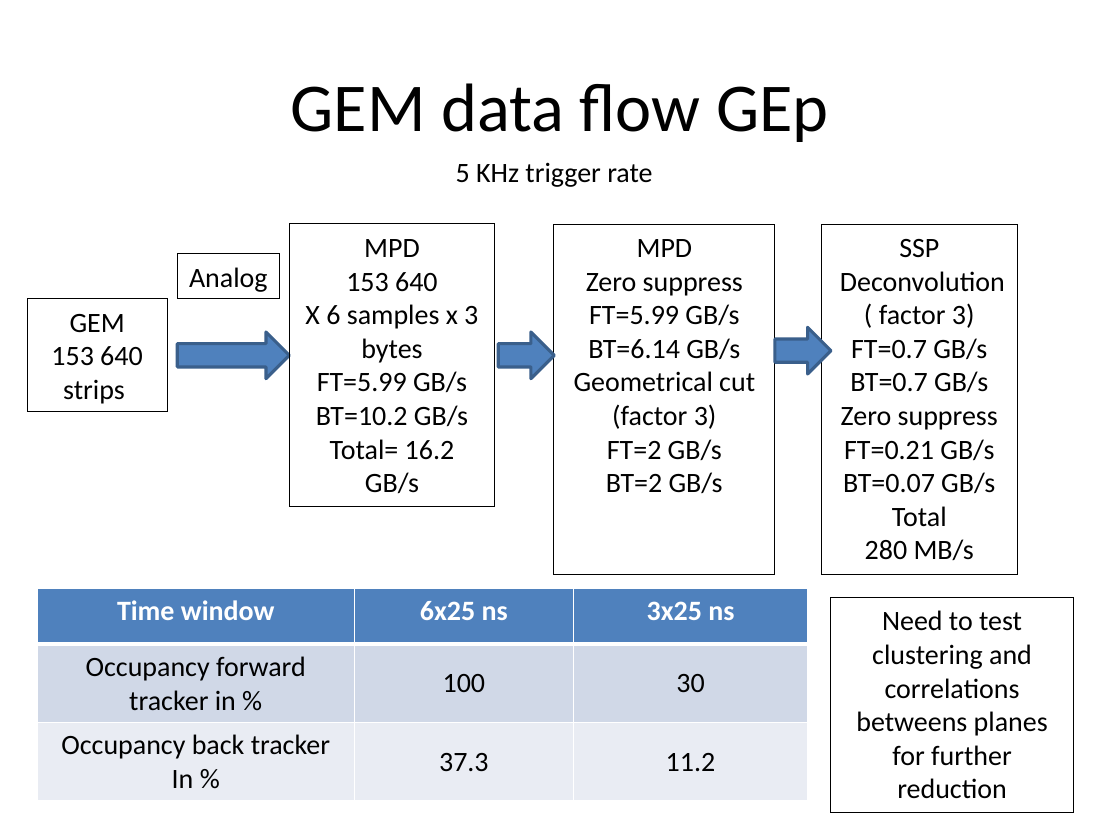
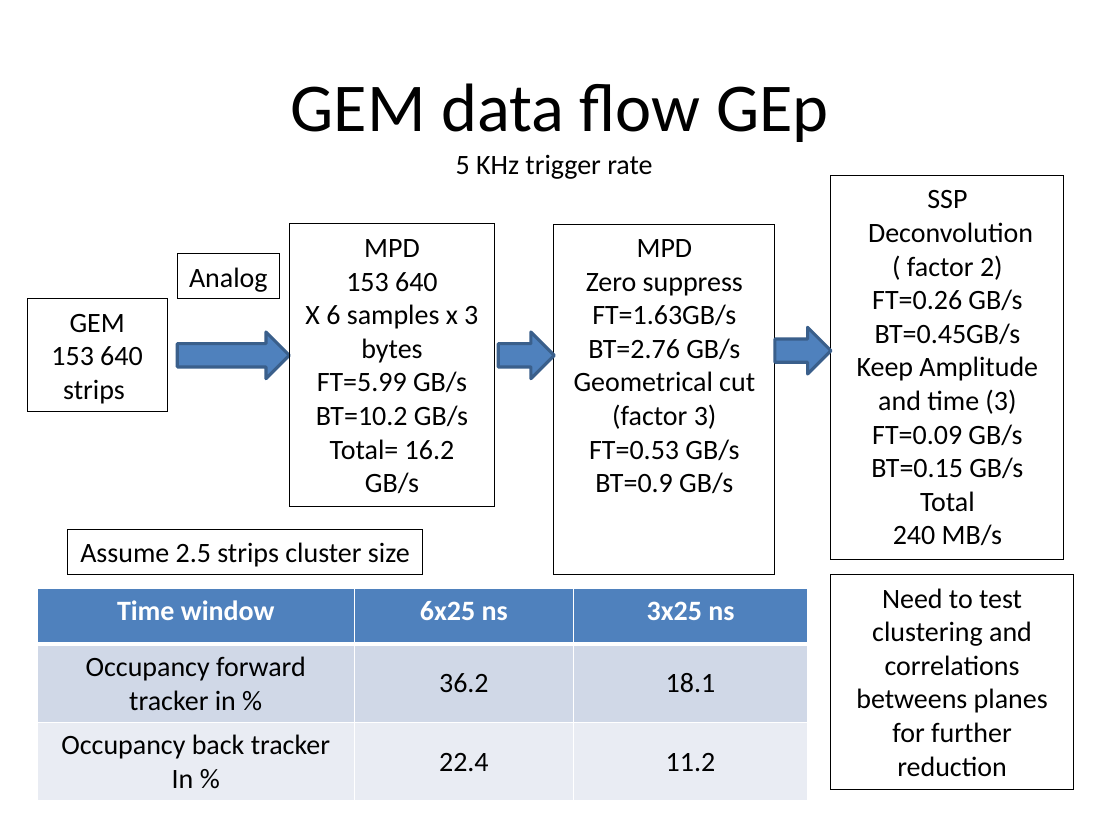
Before and after one commit to bmoffit/sbsdaq, a slide deck: slide 2 of 2015_DOE_Review/Dataflow.pptx (slide 3 before the commit). Drawn at 1120x840 pixels with LibreOffice and Linux fonts; fonts in the diff are those of the drawing. Boxes give left, top, right and bottom in pixels: in the first picture for what was removed or moved away, otherwise in the second. Text is boxed around its words. In the diff, an @@ line names an element or a change of style, - is before the commit and + after.

```diff
--- a/2015_DOE_Review/Dataflow.pptx
+++ b/2015_DOE_Review/Dataflow.pptx
@@ text "5 KHz trigger rate": place and size @@
-text "5 KHz trigger rate" at [456,162,652,187]
+text "5 KHz trigger rate" at [456,154,652,179]
@@ rectangle "SSP": place and size @@
-rectangle "SSP" at [821,224,1017,575]
+rectangle "SSP" at [831,176,1064,560]
@@ text in rectangle at [857,255,1038,479]: text changed @@
-( factor 3)
-FT=0.7 GB/s
-BT=0.7 GB/s
-Zero suppress
-FT=0.21 GB/s
-BT=0.07 GB/s
+( factor 2)
+FT=0.26 GB/s
+BT=0.45GB/s
+Keep Amplitude and time (3)
+FT=0.09 GB/s
+BT=0.15 GB/s
@@ text in rectangle at [588,304,740,360]: text changed @@
-FT=5.99 GB/s
-BT=6.14 GB/s
+FT=1.63GB/s
+BT=2.76 GB/s
@@ text in rectangle at [589,439,739,494]: text changed @@
-FT=2 GB/s
-BT=2 GB/s
+FT=0.53 GB/s
+BT=0.9 GB/s
@@ rectangle added at [67,530,423,575], outline #000000 0.75 pt, 18 pt, text #000000 @@
+Assume 2.5 strips cluster size
@@ text in rectangle at [893,524,1002,546]: text changed @@
-280 MB/s
+240 MB/s
@@ table at [37,588,808,801] @@
-row 2, column 2: 100
+row 2, column 2: 36.2
-row 2, column 3: 30
+row 2, column 3: 18.1
-row 3, column 2: 37.3
+row 3, column 2: 22.4
@@ rectangle "Need to test clustering and ...": place and size @@
-rectangle "Need to test clustering and ..." at [831,597,1073,812]
+rectangle "Need to test clustering and ..." at [831,575,1073,790]
```
Also in this commit, not shown: 6 other slides changed, 1 slide added, 1 slide removed, 1 other file.
